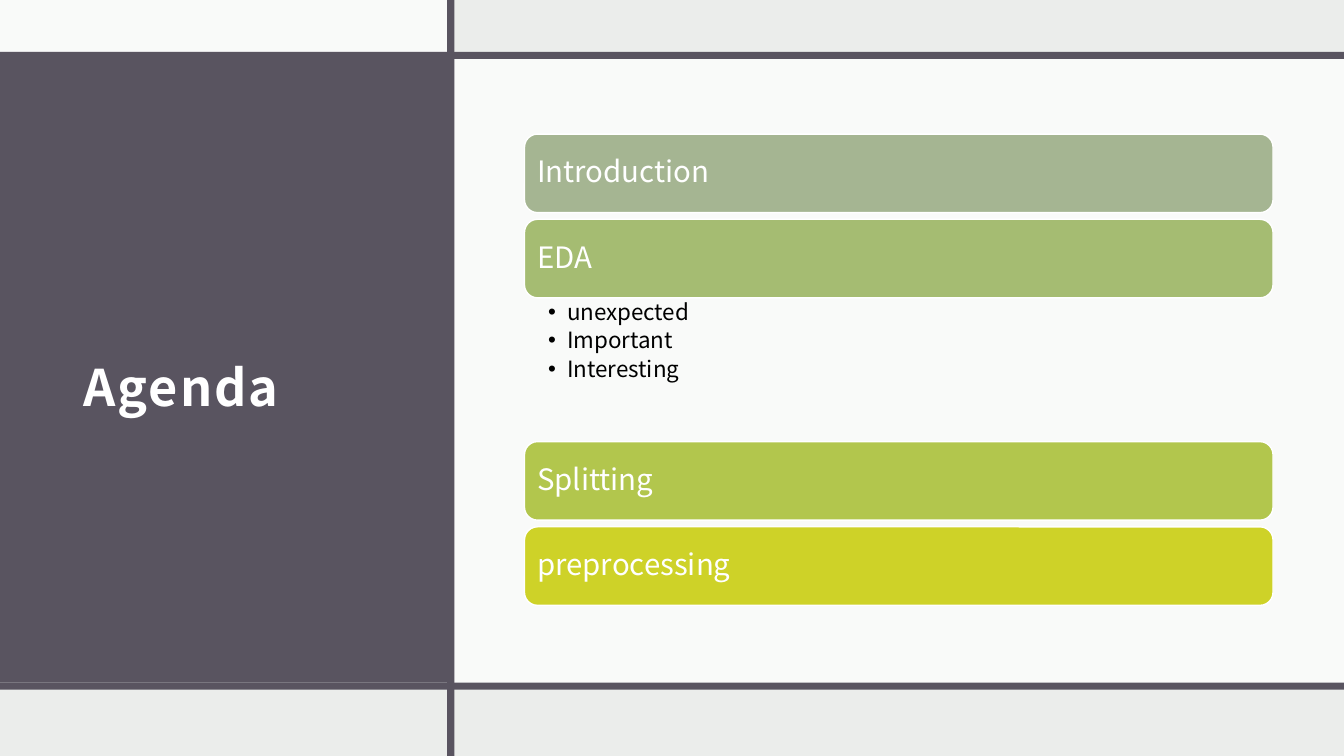
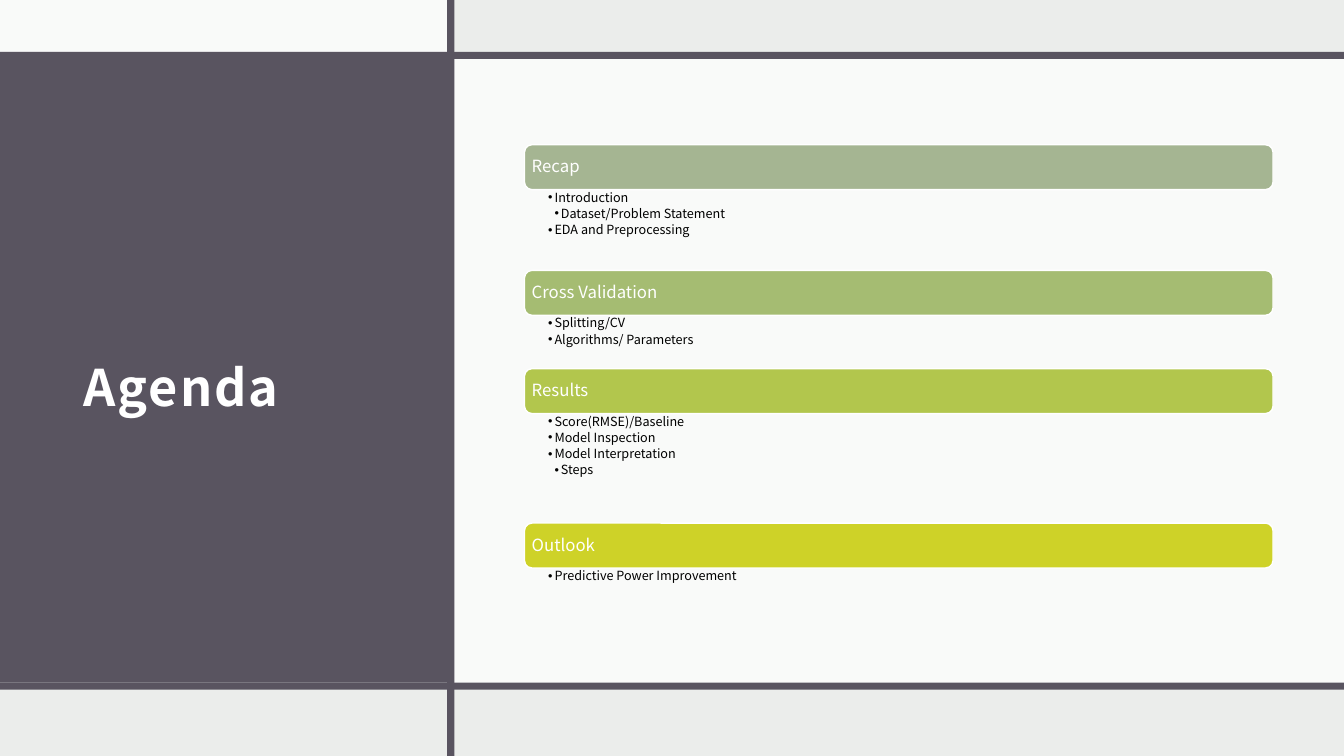
Before and after one commit to Ouambo-SIM/Sales-Prediction-with-ML-and-M5-data, a slide deck: slide 2 of Walmart Sales Prediction.pptx. Drawn at 1344x756 pixels with LibreOffice and Linux fonts; fonts in the diff are those of the drawing. Boxes give left, top, right and bottom in pixels: in the first picture for what was removed or moved away, otherwise in the second. Text is boxed around its words. In the diff, an @@ line names an element or a change of style, - is before the commit and + after.

```diff
--- a/Walmart Sales Prediction.pptx
+++ b/Walmart Sales Prediction.pptx
@@ rounded rectangle: place and size @@
-rounded rectangle at (524,134,1273,213)
+rounded rectangle at (524,145,1273,191)
@@ text "Introduction" at (555,192,725,237): vertical alignment middle to top @@
@@ text at (555,192,725,237): text changed; size 21 to 9 pt; text colour #FFFFFF to #000000 @@
-EDA
+  • Introduction
+    • Dataset/Problem Statement
+  • EDA and Preprocessing
@@ rounded rectangle: place and size @@
-rounded rectangle at (524,220,1273,298)
+rounded rectangle at (524,270,1273,316)
@@ rounded rectangle: place and size @@
-rounded rectangle at (524,442,1273,520)
+rounded rectangle at (524,369,1273,414)
@@ rounded rectangle: place and size @@
-rounded rectangle at (524,527,1273,606)
+rounded rectangle at (524,523,1273,569)
@@ group removed at (537,158,730,583): 4 texts @@
-Introduction
-  • unexpected
-  • Important
-  • Interesting
-Splitting
-preprocessing
@@ group added at (532,160,736,583): 7 texts @@
+Recap
+Cross Validation
+  • Splitting/CV
+  • Algorithms/ Parameters
+Results
+  • Score(RMSE)/Baseline
+  • Model Inspection
+  • Model Interpretation
+    • Steps
+Outlook
+  • Predictive Power Improvement
```
Also in this commit, not shown: 2 other slides changed, 6 slides added, 10 slides removed, 24 other files.
